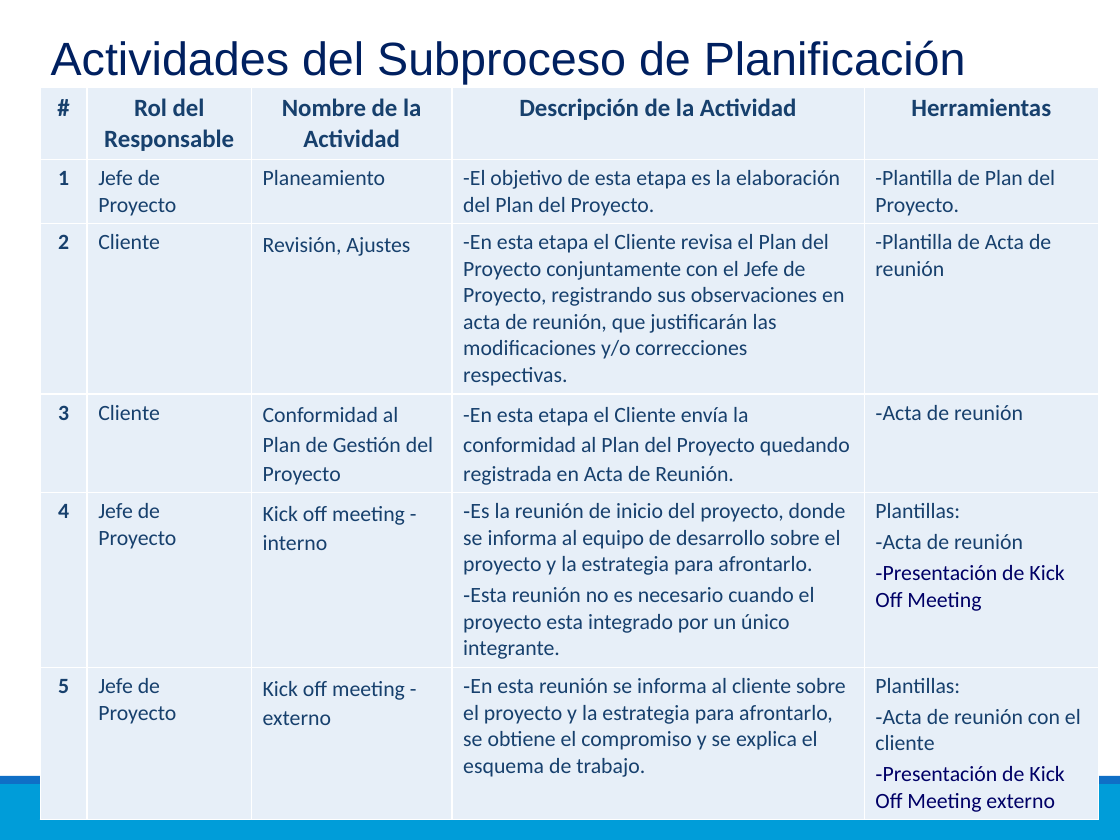
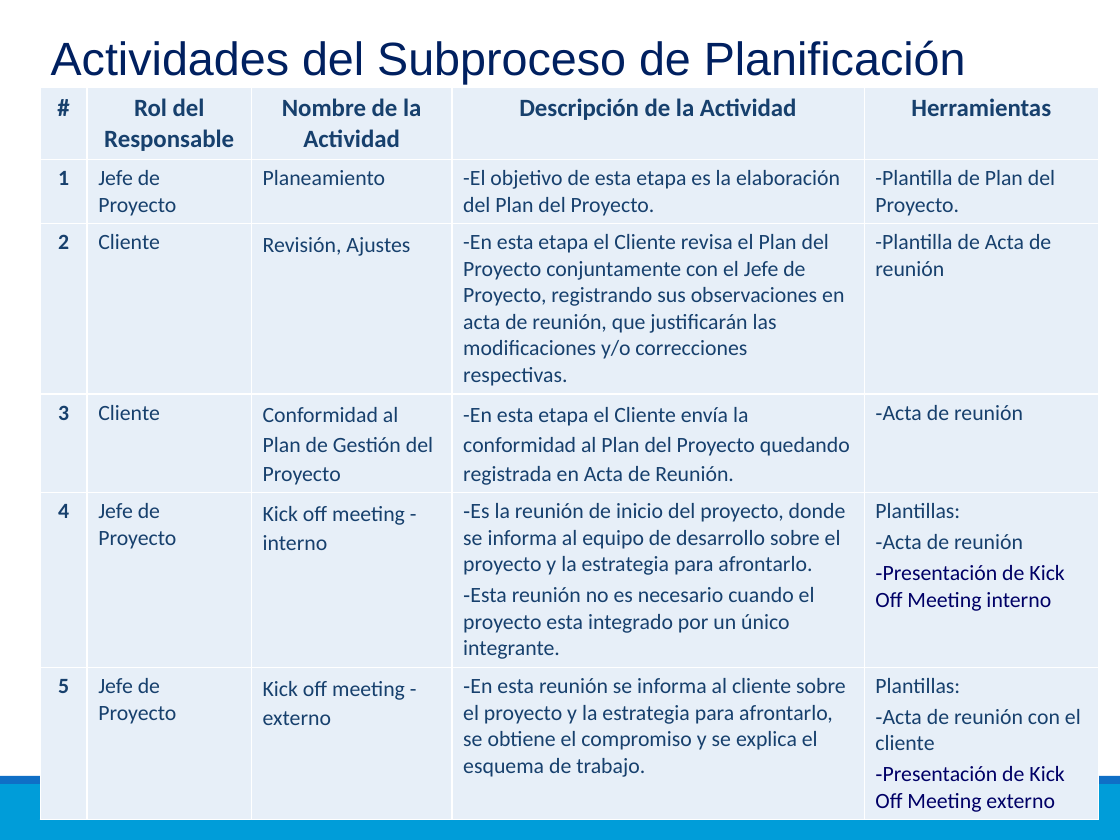
Before and after one commit to Proyecto-TopBody/TopBodySystem, a slide deck: slide 18 of Area de Proceso PP-PMC/PGPRO_V0.1_2015 Proceso_de_gestion_de_proyectos.pptx (slide 19 before the commit). Drawn at 1120x840 pixels with LibreOffice and Linux fonts; fonts in the diff are those of the drawing. Boxes give left, top, right and bottom in pixels: in the first picture for what was removed or moved away, otherwise in the second. Text is boxed around its words. In the diff, an @@ line names an element or a change of style, - is before the commit and + after.

```diff
--- a/Area de Proceso PP-PMC/PGPRO_V0.1_2015 Proceso_de_gestion_de_proyectos.pptx
+++ b/Area de Proceso PP-PMC/PGPRO_V0.1_2015 Proceso_de_gestion_de_proyectos.pptx
@@ table at (x1=40, y1=87, x2=1099, y2=816) @@
-row 5, column 5: Plantillas: / Acta de reunión / Presentación de Kick Off Meeting
+row 5, column 5: Plantillas: / Acta de reunión / Presentación de Kick Off Meeting interno
```
Also in this commit, not shown: 2 other slides changed, 1 slide removed, 10 other files.
